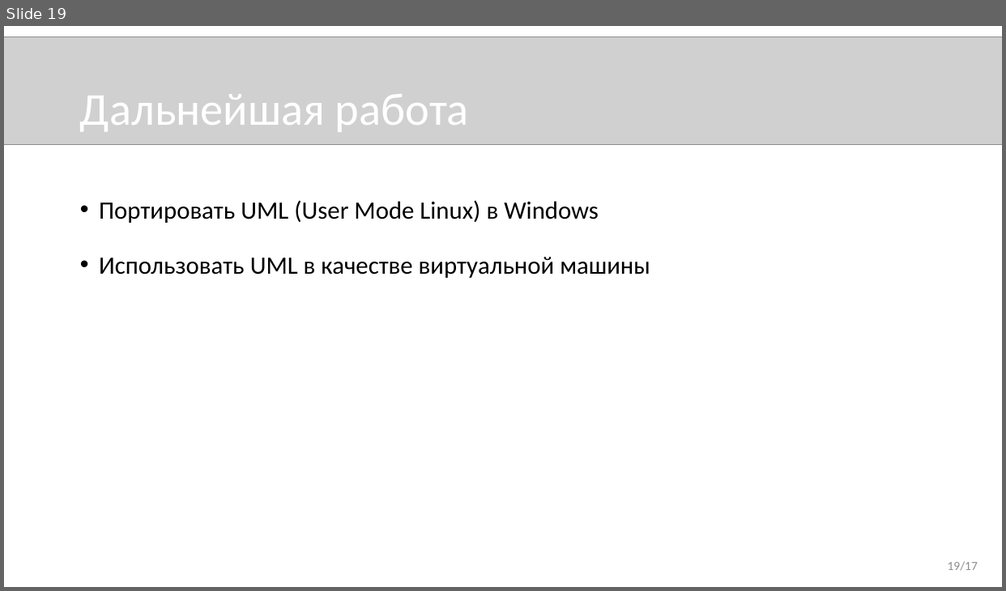
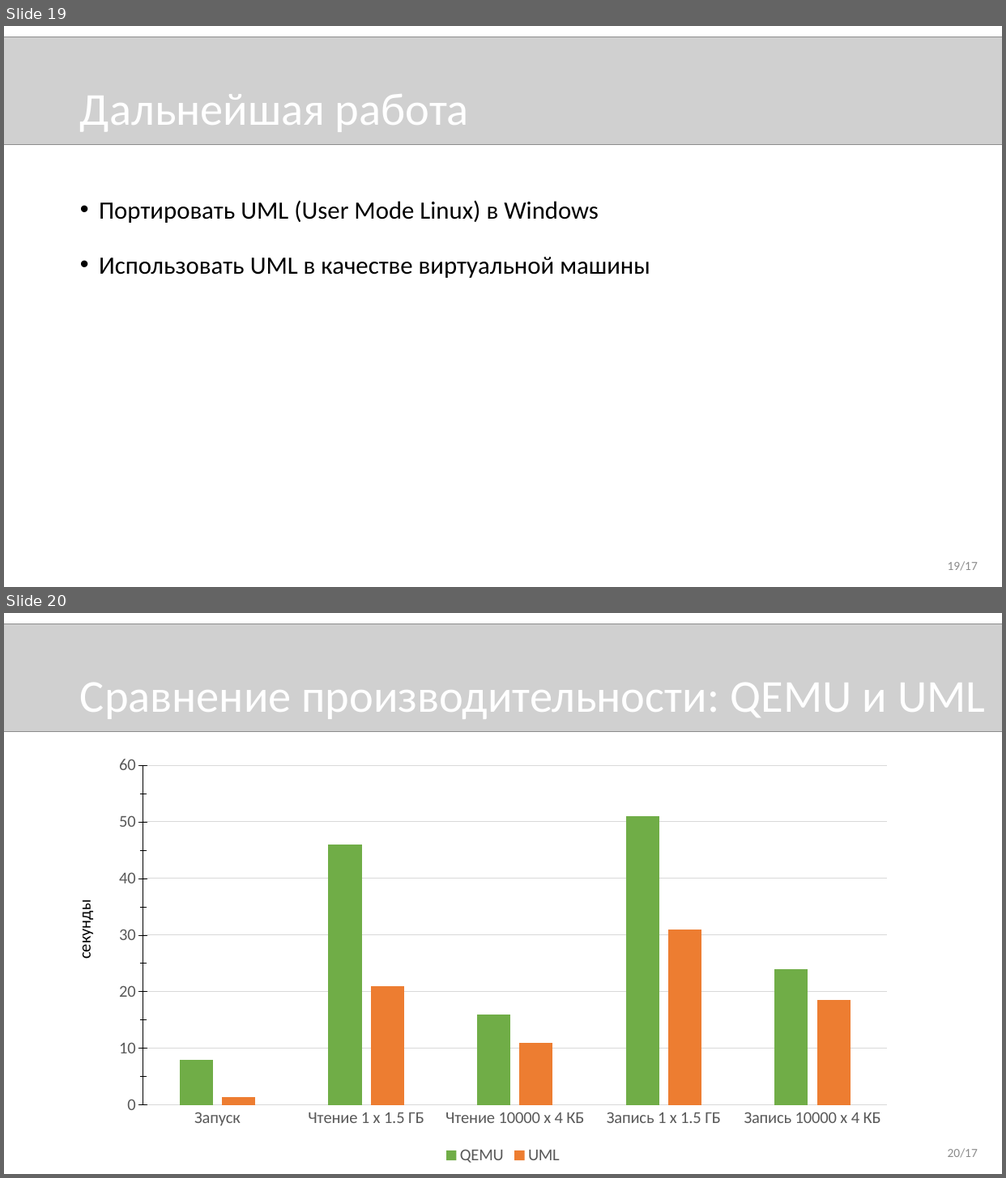
Before and after one commit to novokrest/master-thesis, a slide deck: presentation.pptx. Shown one above the other, each under a label of ours: slide 19 before the commit, slides 19 and 20 after it. The pictures are 1006x591 and 1006x1178 pixels, drawn with LibreOffice and Linux fonts; fonts in the diff are those of the drawing; grey boxes stand for pictures. Boxes give left, top, right and bottom in pixels: in the first picture for what was removed or moved away, otherwise in the second. Text is boxed around its words. In the diff, an @@ line names an element or a change of style, - is before the commit and + after.

```diff
--- a/presentation.pptx
+++ b/presentation.pptx
@@ slide 20 added at (4, 613, 1002, 1174), background #FFFFFF @@
@@ picture added at (4, 624, 1002, 731) @@
@@ title added at (80, 683, 985, 719), 44 pt, text #FFFFFF @@
+Сравнение производительности: QEMU и UML
@@ column chart added at (103, 747, 902, 1170) @@
+categories: Запуск, Чтение 1 х 1.5 ГБ, Чтение 10000 х 4 КБ, Запись 1 х 1.5 ГБ, Запись 10000 х 4 КБ
+QEMU: 8, 46, 16, 51, 24
+UML: 1, 21, 11, 31, 18
@@ text added at (74, 905, 95, 958), 16 pt, text #000000 @@
+секунды
@@ text added at (948, 1148, 978, 1158), 12 pt, text #8C8C8C @@
+20/17
```
Also in this commit, not shown: 4 slides changed, 1 other slide added, 3 other files.
